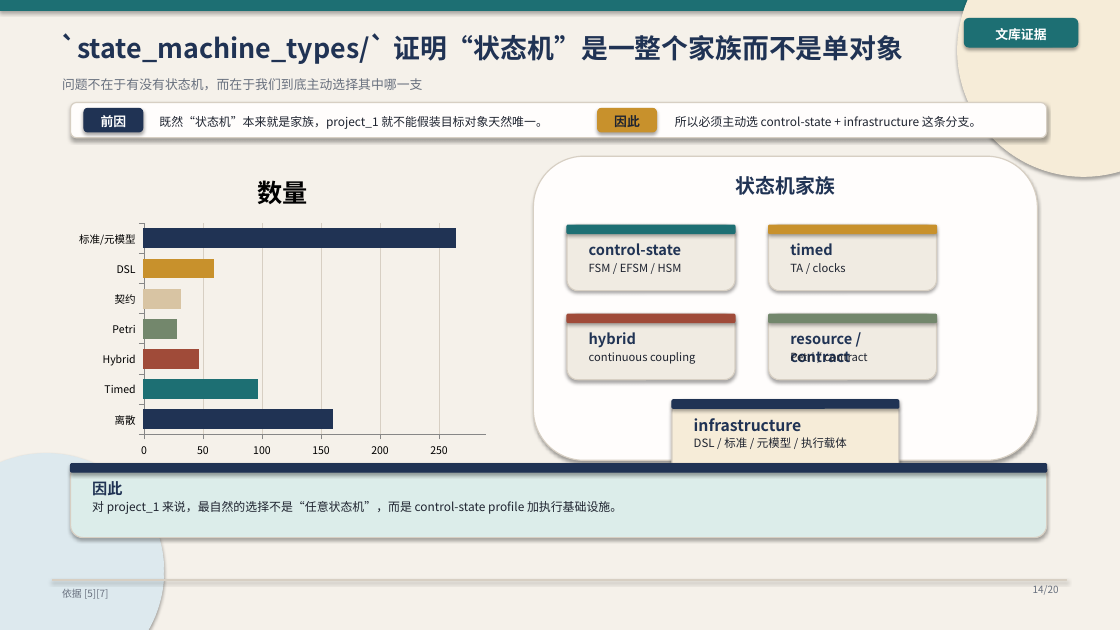
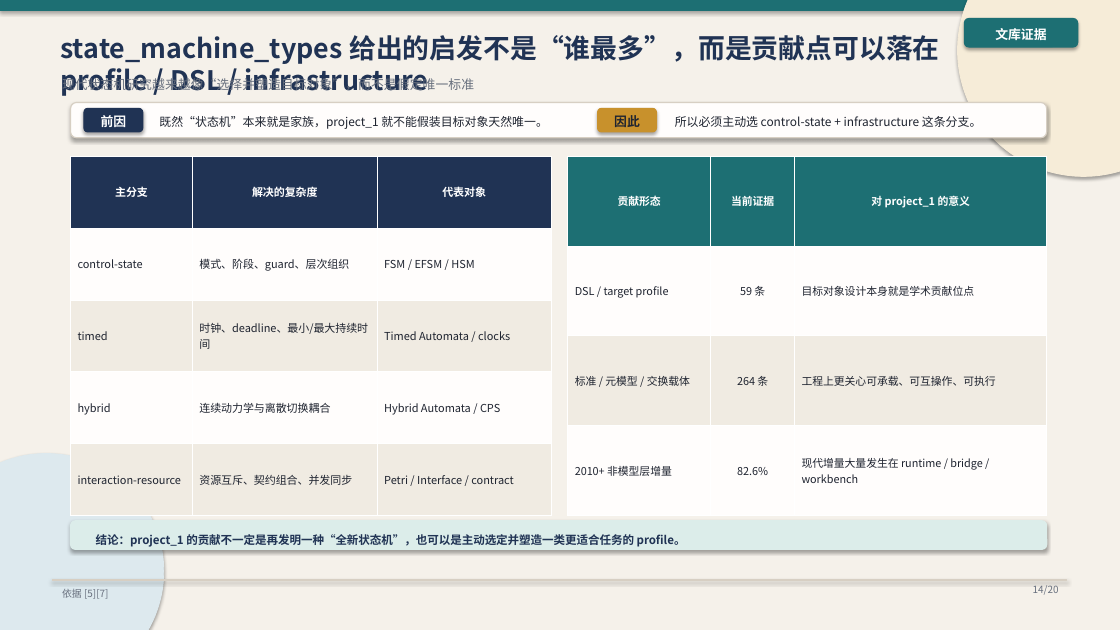
Before and after one commit to HansBug/research_ideas, a slide deck: slide 14 of talks/2026-04-15-导师-进展汇报与思考/ppt/deck.pptx. Drawn at 1120x630 pixels with LibreOffice and Linux fonts; fonts in the diff are those of the drawing. Boxes give left, top, right and bottom in pixels: in the first picture for what was removed or moved away, otherwise in the second. Text is boxed around its words. In the diff, an @@ line names an element or a change of style, - is before the commit and + after.

```diff
--- a/talks/2026-04-15-导师-进展汇报与思考/ppt/deck.pptx
+++ b/talks/2026-04-15-导师-进展汇报与思考/ppt/deck.pptx
@@ text at bbox=[60, 35, 939, 96]: text changed @@
-`state_machine_types/` 证明“状态机”是一整个家族而不是单对象
+state_machine_types 给出的启发不是“谁最多”，而是贡献点可以落在 profile / DSL / infrastructure
@@ text at bbox=[62, 75, 474, 93]: text changed @@
-问题不在于有没有状态机，而在于我们到底主动选择其中哪一支
+现代状态机研究越来越像“选择并塑造目标对象”，而不是假定唯一标准
@@ bar chart removed at bbox=[71, 155, 495, 464] @@
-title "数量"
-categories: 离散, Timed, Hybrid, Petri, 契约, DSL, 标准/元模型
-数量: 160, 96, 46, 28, 31, 59, 264
@@ table added at bbox=[71, 156, 551, 516], 5 rows, 3 columns @@
+主分支 | 解决的复杂度 | 代表对象
+control-state | 模式、阶段、guard、层次组织 | FSM / EFSM / HSM
+timed | 时钟、deadline、最小/最大持续时间 | Timed Automata / clocks
+hybrid | 连续动力学与离散切换耦合 | Hybrid Automata / CPS
+interaction-resource | 资源互斥、契约组合、并发同步 | Petri / Interface / contract
@@ rounded rectangle removed at bbox=[534, 156, 1038, 460] @@
@@ table added at bbox=[568, 156, 1047, 516], 4 rows, 3 columns @@
+贡献形态 | 当前证据 | 对 project_1 的意义
+DSL / target profile | 59 条 | 目标对象设计本身就是学术贡献位点
+标准 / 元模型 / 交换载体 | 264 条 | 工程上更关心可承载、可互操作、可执行
+2010+ 非模型层增量 | 82.6% | 现代增量大量发生在 runtime / bridge / workbench
@@ text removed at bbox=[736, 176, 835, 195] @@
-状态机家族
@@ rounded rectangle removed at bbox=[567, 225, 735, 291] @@
@@ rounded rectangle removed at bbox=[567, 225, 735, 234] @@
@@ rounded rectangle removed at bbox=[769, 225, 937, 291] @@
@@ rounded rectangle removed at bbox=[769, 225, 937, 234] @@
@@ text removed at bbox=[589, 243, 681, 255] @@
-control-state
@@ text removed at bbox=[589, 263, 682, 272] @@
-FSM / EFSM / HSM
@@ text removed at bbox=[790, 243, 832, 255] @@
-timed
@@ text removed at bbox=[790, 263, 846, 272] @@
-TA / clocks
@@ rounded rectangle removed at bbox=[567, 314, 735, 380] @@
@@ rounded rectangle removed at bbox=[567, 314, 735, 323] @@
@@ rounded rectangle removed at bbox=[769, 314, 937, 380] @@
@@ rounded rectangle removed at bbox=[769, 314, 937, 323] @@
@@ text removed at bbox=[589, 332, 636, 348] @@
-hybrid
@@ text removed at bbox=[589, 352, 695, 364] @@
-continuous coupling
@@ text removed at bbox=[790, 335, 852, 363] @@
-resource / contract
@@ text removed at bbox=[790, 351, 867, 362] @@
-Petri / contract
@@ rounded rectangle removed at bbox=[672, 400, 899, 477] @@
@@ rounded rectangle removed at bbox=[672, 400, 899, 408] @@
@@ text removed at bbox=[694, 418, 801, 431] @@
-infrastructure
@@ text removed at bbox=[694, 437, 847, 448] @@
-DSL / 标准 / 元模型 / 执行载体
@@ rounded rectangle removed at bbox=[71, 464, 1047, 472] @@
@@ text removed at bbox=[92, 481, 122, 496] @@
-因此
@@ rounded rectangle: place and size @@
-rounded rectangle at bbox=[71, 464, 1047, 538]
+rounded rectangle at bbox=[71, 521, 1047, 549]
@@ rounded rectangle at bbox=[71, 521, 1047, 549]: outline #D7CFC3 1 pt to #DCEDEA 1 pt @@
@@ text at bbox=[96, 534, 686, 547]: text changed; size 10.2 to 9.9 pt; text colour #1F2430 to #203354; bold on @@
-对 project_1 来说，最自然的选择不是“任意状态机”，而是 control-state profile 加执行基础设施。
+结论：project_1 的贡献不一定是再发明一种“全新状态机”，也可以是主动选定并塑造一类更适合任务的 profile。
```
Also in this commit, not shown: 15 other slides changed, 1 slide added, 1 slide removed, 5 other files.
